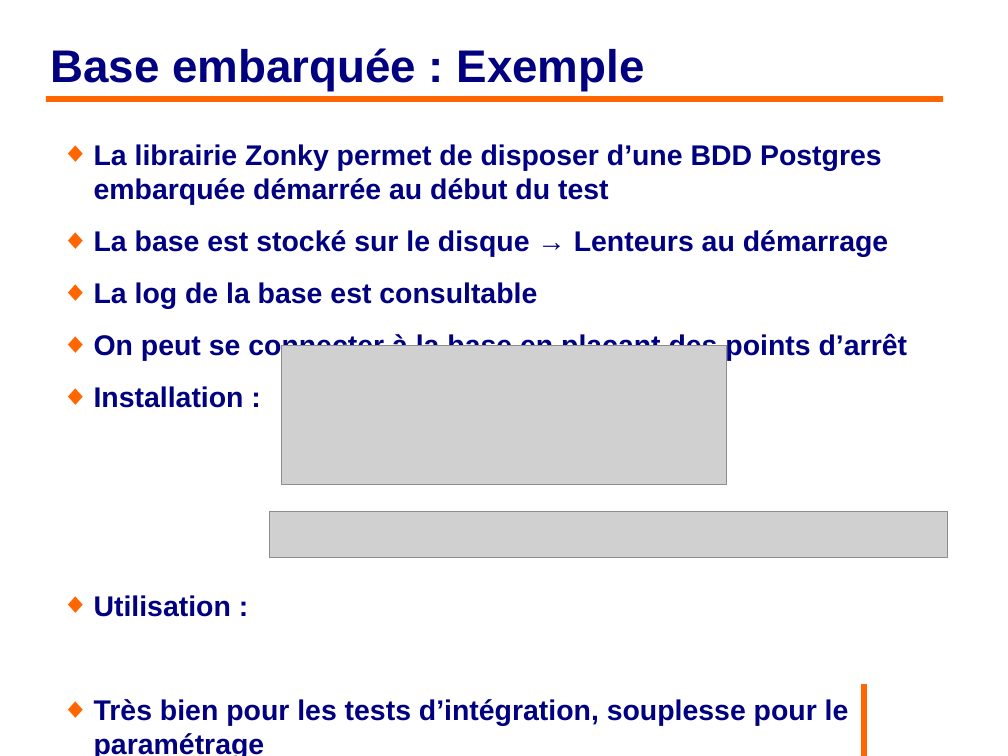
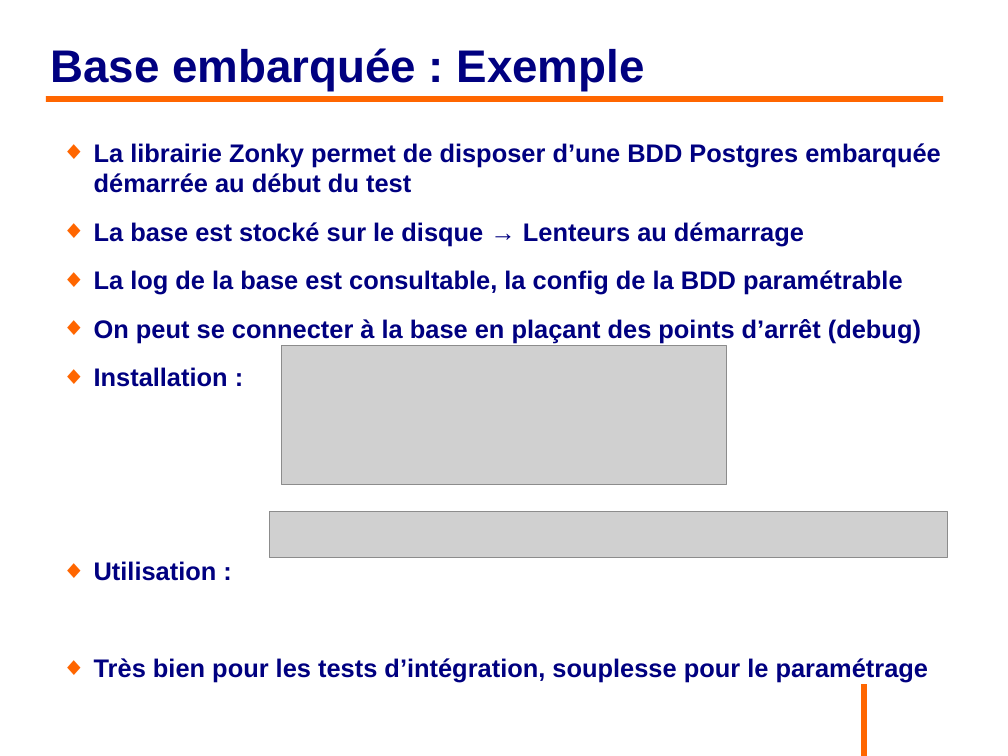
Before and after one commit to philphils/tests-unitaires-et-moins-unitaires, a slide deck: slide 57 of tests-unitaires-cours/nouveauDiapo/diapo_tests_unitaires.odp. Drawn at 1008x756 pixels with LibreOffice and Linux fonts; fonts in the diff are those of the drawing; grey boxes stand for pictures; background and template pictures are left out. Boxes give left, top, right and bottom in pixels: in the first picture for what was removed or moved away, otherwise in the second. Text is boxed around its words. In the diff, an @@ line names an element or a change of style, - is before the commit and + after.

```diff
--- a/tests-unitaires-cours/nouveauDiapo/diapo_tests_unitaires.odp
+++ b/tests-unitaires-cours/nouveauDiapo/diapo_tests_unitaires.odp
@@ text at (94, 143, 941, 683): size 22.4 to 20 pt in "La librairie Zonky permet de disposer d’une ...", "La base est stocké sur le disque ...", "Installation :", "Utilisation :" and 1 more places @@
@@ text at (94, 270, 921, 343): text changed; size 22.4 to 20 pt @@
-◆ La log de la base est consultable
-◆ On peut se connecter à la base en plaçant des points d’arrêt
+◆ La log de la base est consultable, la config de la BDD paramétrable
+◆ On peut se connecter à la base en plaçant des points d’arrêt (debug)
```
Also in this commit, not shown: 25 other slides changed.
